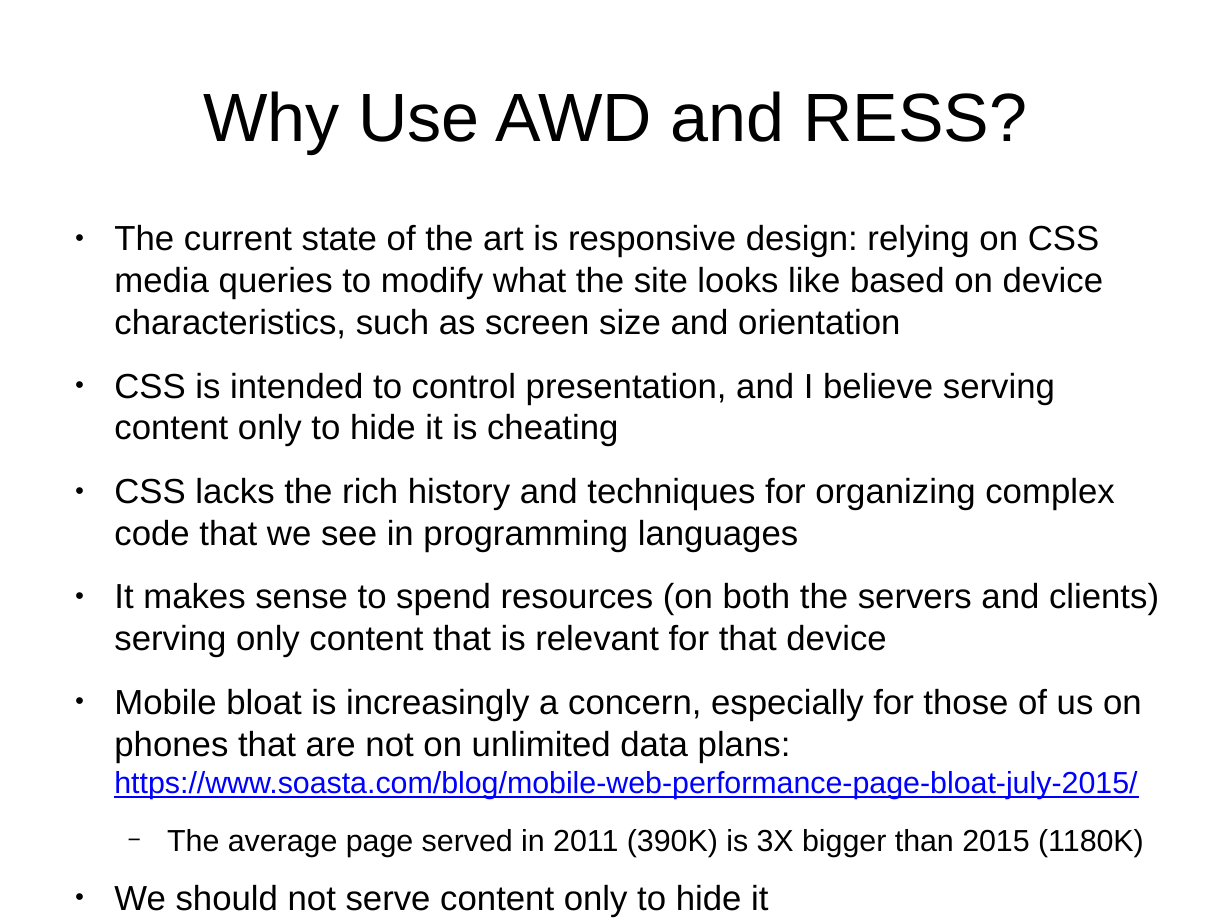
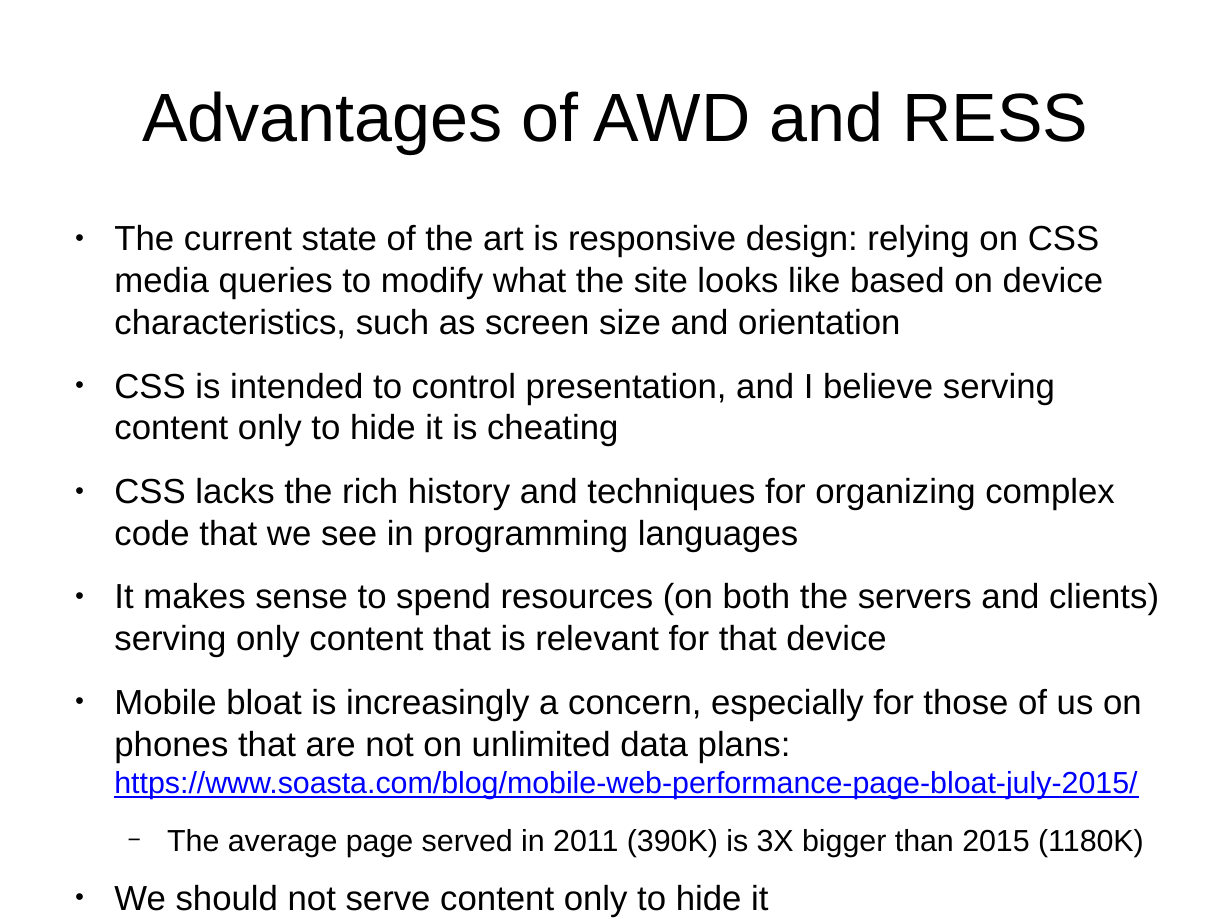
Before and after one commit to tomwhartung/jmws_accoutrements, a slide deck: slide 11 of presentations/2016_07-Drupal/9-slides.odp. Drawn at 1232x924 pixels with LibreOffice and Linux fonts; fonts in the diff are those of the drawing. Boxes give left, top, right and bottom in pixels: in the first picture for what was removed or moved away, otherwise in the second. Text is boxed around its words. In the diff, an @@ line names an element or a change of style, - is before the commit and + after.

```diff
--- a/presentations/2016_07-Drupal/9-slides.odp
+++ b/presentations/2016_07-Drupal/9-slides.odp
@@ title at (142, 91, 1088, 153): text changed @@
-Why Use AWD and RESS?
+Advantages of AWD and RESS
```
Also in this commit, not shown: 10 other slides changed, 2 slides removed.
